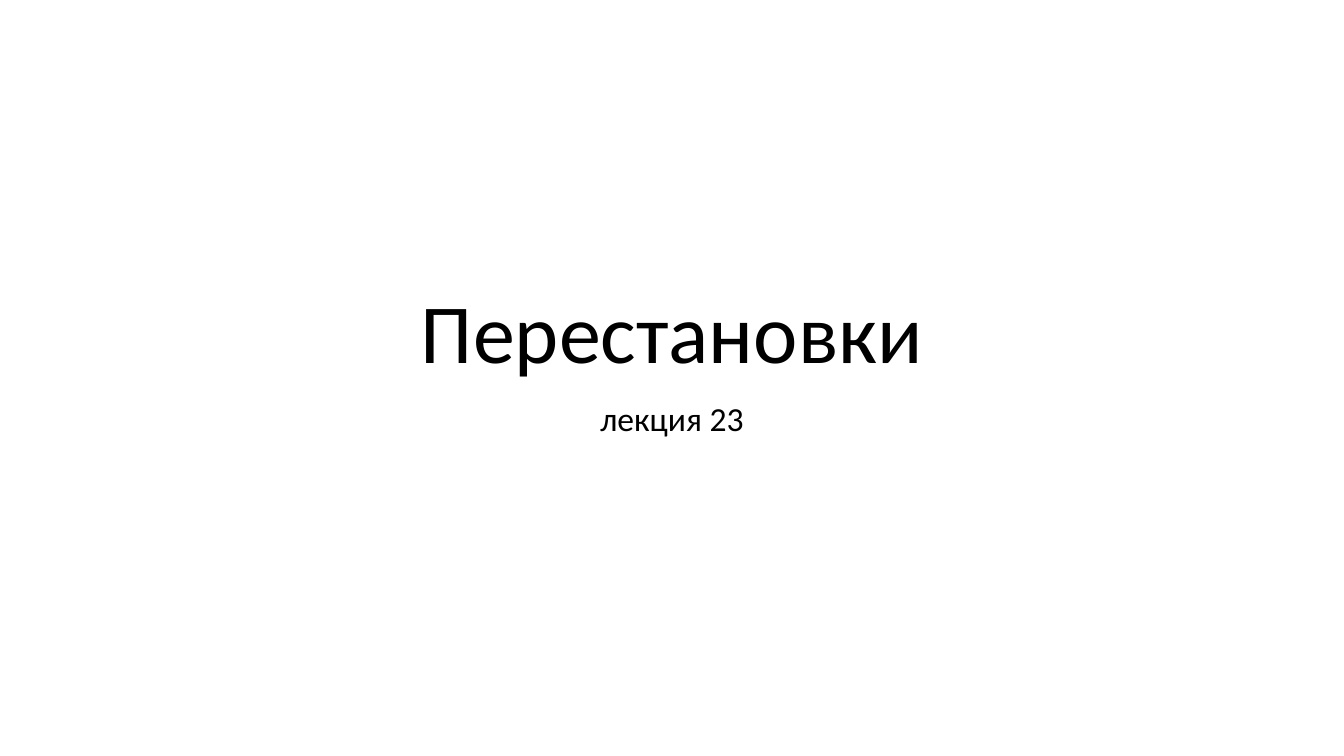
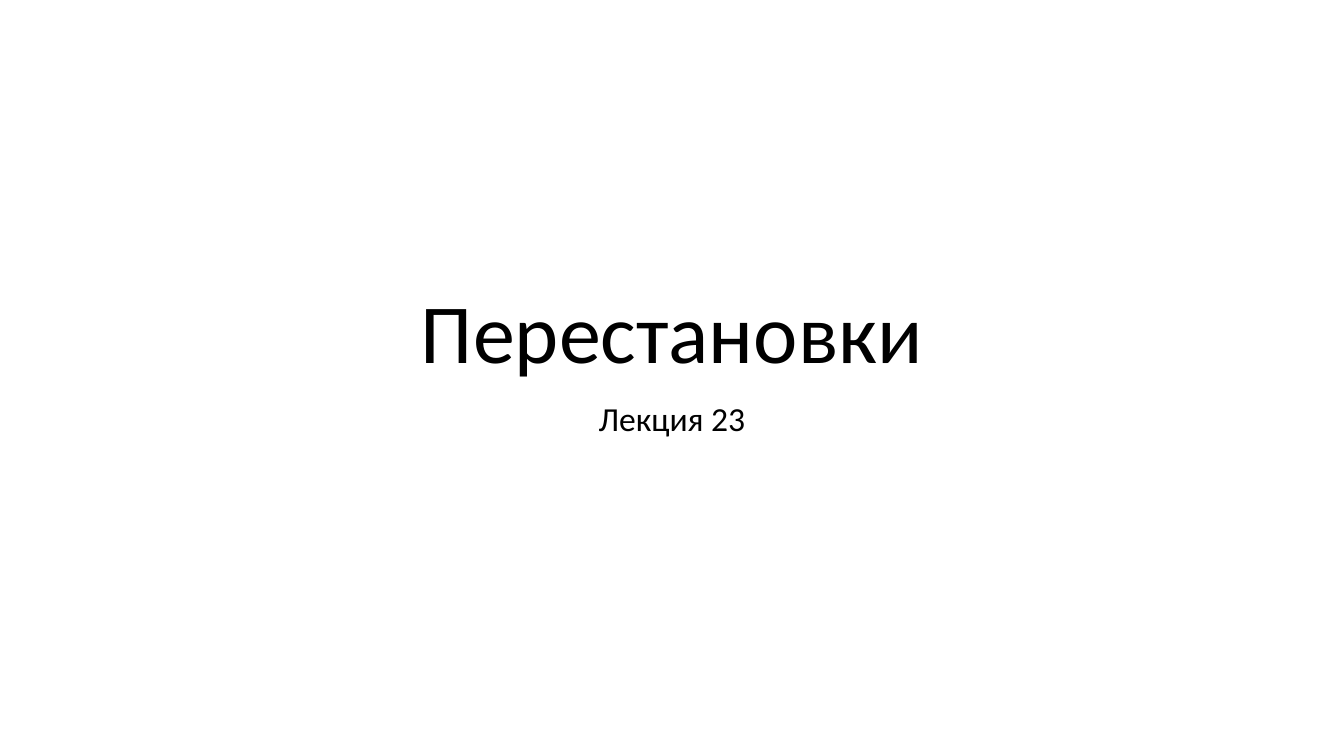
Before and after one commit to Evgueni-Petrov-aka-espetrov/Algorithms-and-Programming-in-C-pptx, a slide deck: slide 1 of 23 Перестановки.pptx. Drawn at 1344x756 pixels with LibreOffice and Linux fonts; fonts in the diff are those of the drawing. Boxes give left, top, right and bottom in pixels: in the first picture for what was removed or moved away, otherwise in the second. Text is boxed around its words. In the diff, an @@ line names an element or a change of style, - is before the commit and + after.

```diff
--- a/23 Перестановки.pptx
+++ b/23 Перестановки.pptx
@@ subtitle at <box>599,409,745,437</box>: text changed @@
-лекция 23
+Лекция 23
```
Also in this commit, not shown: 11 other slides changed, 89 slides added, 10 slides removed.
